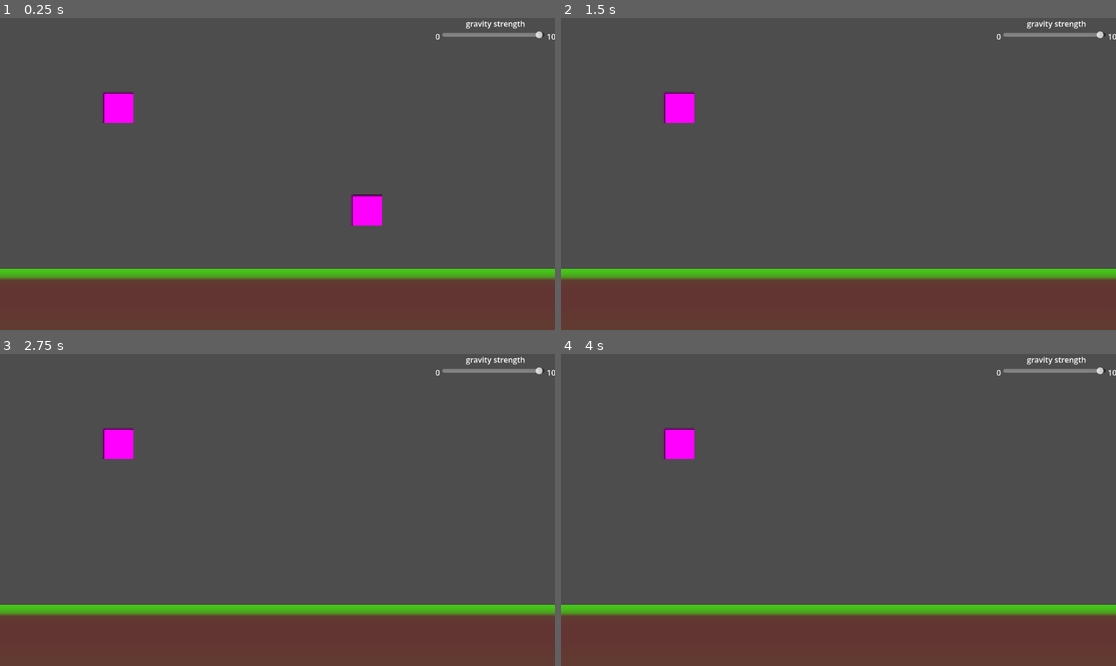
Above: before the commit, frames 1-4 (two rows, left to right).
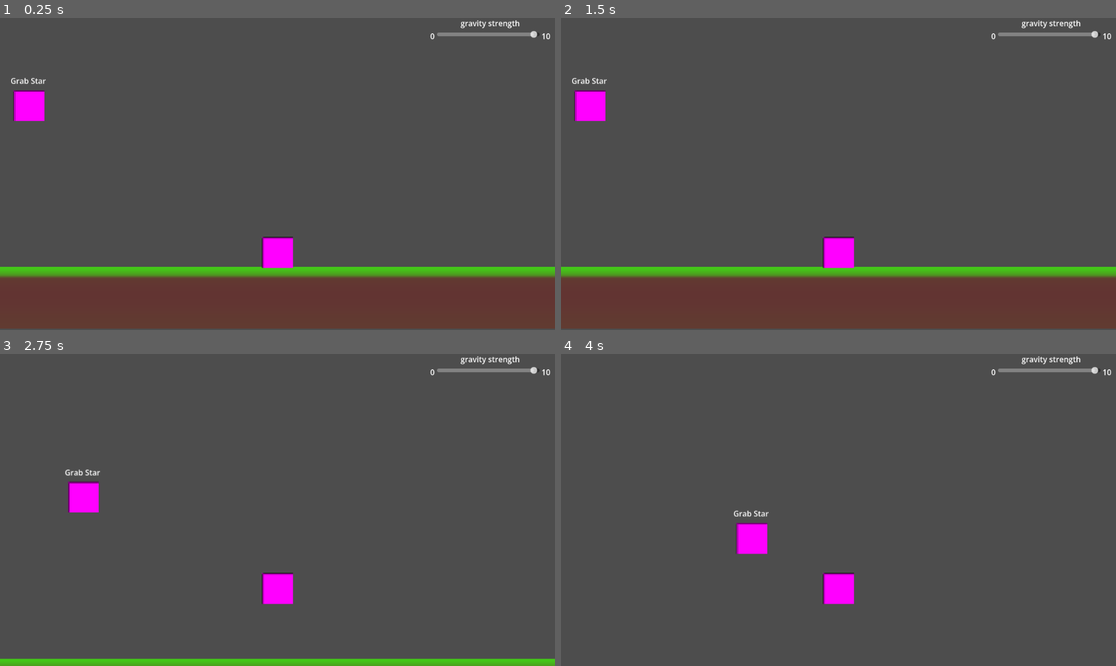
Above: after the commit, the same moments.

Repository: TheCubicCyborg/Starzan
Game: Godot game, scene res://Levels/gavin_gravity_tests.tscn
The game is run twice, just before and just after one commit, with the same random seed, the same clock (stepped at 60 frames per second) and the same inputs. Before the commit the project has no main scene; this scene is started directly in both runs.
Inputs (mouse positions are in pixels of both pictures, inside the frame that each line leads up to):
- Up to frame 1 (0.25 s): no input
- Up to frame 2 (1.5 s): tap Enter (ui_accept) at 0.5 s; drag from (677, 108) to (894, 105) at 0.52 s; drag from (727, 189) to (677, 108) at 1.27 s
- Up to frame 3 (2.75 s): tap Enter (ui_accept) at 2, 2.1 s; move the mouse to (333, 441) at 2.02 s; hold A (move_left) from 2.03 s (still down); click (333, 441) at 2.17 s; tap Space (jump) at 2.3 s
- Up to frame 4 (4 s): release A (move_left) at 2.75 s; drag from (810, 572) to (672, 463) at 2.77 s; move the mouse to (1005, 556) at 3.52 s; hold D (move_right) from 3.53 s (still down); tap Space (jump) at 3.6, 3.77 s; click (1005, 556) at 3.67 s

The runs differ from the first frame. In frame 1, 5.1% of the frame differs, in the area x 0-100%, y 0-100%; in frame 2, 4.5%; in frame 3, 22%; in frame 4, 22%.

Commit message:
bird spawner is real

Diff:
--- /dev/null
+++ b/Entities/bird.gd
@@ -0,0 +1,18 @@
+extends Node2D
+class_name Bird
+
+var _move_dir: Vector2
+var _speed: float
+var _lifetime: float
+
+func init(move_dir: Vector2, move_speed: float, lifetime: float):
+	_move_dir = move_dir
+	_speed = move_speed
+	_lifetime = lifetime
+
+func _physics_process(delta: float) -> void:
+	global_position += _speed * delta * _move_dir
+
+	_lifetime -= delta
+	if _lifetime < 0:
+		queue_free()
--- /dev/null
+++ b/Entities/bird.tscn
@@ -0,0 +1,20 @@
+[gd_scene format=3 uid="uid://dvipuyy8kn6wh"]
+
+[ext_resource type="Script" uid="uid://f0omoarteebh" path="res://Entities/bird.gd" id="1_nsahm"]
+
+[sub_resource type="RectangleShape2D" id="RectangleShape2D_ldtqw"]
+size = Vector2(64, 32)
+
+[sub_resource type="PlaceholderTexture2D" id="PlaceholderTexture2D_nsahm"]
+size = Vector2(64, 32)
+
+[node name="Bird" type="Node2D" unique_id=857231268]
+script = ExtResource("1_nsahm")
+
+[node name="Area2D" type="Area2D" parent="." unique_id=1518694689]
+
+[node name="CollisionShape2D" type="CollisionShape2D" parent="Area2D" unique_id=1882585621]
+shape = SubResource("RectangleShape2D_ldtqw")
+
+[node name="Sprite2D" type="Sprite2D" parent="Area2D" unique_id=298693020]
+texture = SubResource("PlaceholderTexture2D_nsahm")
--- /dev/null
+++ b/Entities/bird_spawner.tscn
@@ -0,0 +1,13 @@
+[gd_scene format=3 uid="uid://bm3ey1urk3lj0"]
+
+[ext_resource type="Script" uid="uid://dhpmrk3ol2ffg" path="res://bird_spawner.gd" id="1_vub5c"]
+
+[sub_resource type="PlaceholderTexture2D" id="PlaceholderTexture2D_84uv6"]
+size = Vector2(64, 32)
+
+[node name="BirdSpawner" type="Node2D" unique_id=396003907]
+script = ExtResource("1_vub5c")
+bird_speed = 300.0
+
+[node name="Sprite2D" type="Sprite2D" parent="." unique_id=713845253]
+texture = SubResource("PlaceholderTexture2D_84uv6")
--- a/Entities/grab_star.tscn
+++ b/Entities/grab_star.tscn
@@ -16,3 +16,10 @@
 
 [node name="CollisionShape2D" type="CollisionShape2D" parent="." unique_id=2039221457]
 shape = SubResource("RectangleShape2D_epypp")
+
+[node name="Label" type="Label" parent="." unique_id=1903412412]
+offset_left = -38.0
+offset_top = -63.0
+offset_right = 36.0
+offset_bottom = -14.0
+text = "Grab Star"
--- a/Levels/gavin_gravity_tests.tscn
+++ b/Levels/gavin_gravity_tests.tscn
@@ -16,6 +16,9 @@
 gradient = SubResource("Gradient_y32ns")
 fill_to = Vector2(0, 1)
 
+[sub_resource type="PhysicsMaterial" id="PhysicsMaterial_60d4r"]
+friction = 0.8
+
 [sub_resource type="PlaceholderTexture2D" id="PlaceholderTexture2D_y32ns"]
 size = Vector2(64, 64)
 
@@ -24,11 +27,9 @@
 
 [node name="TestScene" type="Node2D" unique_id=161238367]
 
-[node name="GravityControl" parent="." unique_id=1449078475 instance=ExtResource("1_60d4r")]
-offset_left = 1154.0
-offset_right = 1154.0
-
 [node name="StaticBody2D" type="StaticBody2D" parent="." unique_id=1217467274]
+position = Vector2(-1099, 0)
+scale = Vector2(3.2400007, 1)
 
 [node name="CollisionShape2D" type="CollisionShape2D" parent="StaticBody2D" unique_id=830023668]
 position = Vector2(576.75, 585.5)
@@ -39,9 +40,16 @@
 texture = SubResource("GradientTexture2D_wtcfe")
 
 [node name="PlayerGuy" type="RigidBody2D" parent="." unique_id=448250733]
-position = Vector2(761, 371)
+position = Vector2(761, 488)
+physics_material_override = SubResource("PhysicsMaterial_60d4r")
 lock_rotation = true
 script = ExtResource("2_s4wei")
+
+[node name="GravityControl" parent="PlayerGuy" unique_id=1449078475 instance=ExtResource("1_60d4r")]
+offset_left = 567.0
+offset_top = -488.0
+offset_right = 567.0
+offset_bottom = -488.0
 
 [node name="Sprite2D" type="Sprite2D" parent="PlayerGuy" unique_id=801462721]
 texture = SubResource("PlaceholderTexture2D_y32ns")
@@ -49,5 +57,8 @@
 [node name="CollisionShape2D" type="CollisionShape2D" parent="PlayerGuy" unique_id=1854291909]
 shape = SubResource("RectangleShape2D_wtcfe")
 
+[node name="Camera2D" type="Camera2D" parent="PlayerGuy" unique_id=247056588]
+position = Vector2(0, -163)
+
 [node name="GrabStar" parent="." unique_id=1293662515 instance=ExtResource("3_xv58b")]
 position = Vector2(245, 186)
--- /dev/null
+++ b/Levels/gavin_kinematic_gravity_test.tscn
@@ -0,0 +1,80 @@
+[gd_scene format=3 uid="uid://bhsi4l11kjr1"]
+
+[ext_resource type="PackedScene" uid="uid://bgo354h5al4h0" path="res://UI/gravity_control.tscn" id="1_tqaoc"]
+[ext_resource type="Script" uid="uid://b07p1rmmvvf3h" path="res://Player/Scripts/kinematic_player.gd" id="2_tqaoc"]
+[ext_resource type="Script" uid="uid://6joui1cs14de" path="res://Levels/velocity_label.gd" id="3_1vn4s"]
+[ext_resource type="PackedScene" uid="uid://cm34nyquqmqxj" path="res://Entities/grab_star.tscn" id="3_7dnfv"]
+
+[sub_resource type="RectangleShape2D" id="RectangleShape2D_y32ns"]
+size = Vector2(1154.5, 125)
+
+[sub_resource type="Gradient" id="Gradient_y32ns"]
+interpolation_mode = 2
+offsets = PackedFloat32Array(0.012048192, 0.12349398, 0.18072289, 1)
+colors = PackedColorArray(0.26666668, 0.7882353, 0.09411765, 1, 0.30723685, 0.58958125, 0.12909195, 1, 0.38039216, 0.23137255, 0.19215687, 1, 0.38039216, 0.23137255, 0.19215687, 1)
+
+[sub_resource type="GradientTexture2D" id="GradientTexture2D_wtcfe"]
+gradient = SubResource("Gradient_y32ns")
+fill_to = Vector2(0, 1)
+
+[sub_resource type="PlaceholderTexture2D" id="PlaceholderTexture2D_y32ns"]
+size = Vector2(64, 64)
+
+[sub_resource type="RectangleShape2D" id="RectangleShape2D_wtcfe"]
+size = Vector2(64, 64)
+
+[node name="TestScene" type="Node2D" unique_id=161238367]
+
+[node name="Floor" type="StaticBody2D" parent="." unique_id=1217467274]
+position = Vector2(-1697, 0)
+scale = Vector2(4.11, 1)
+
+[node name="CollisionShape2D" type="CollisionShape2D" parent="Floor" unique_id=830023668]
+position = Vector2(576.75, 585.5)
+shape = SubResource("RectangleShape2D_y32ns")
+
+[node name="Sprite2D" type="Sprite2D" parent="Floor/CollisionShape2D" unique_id=14804192]
+scale = Vector2(18.04, 2)
+texture = SubResource("GradientTexture2D_wtcfe")
+
+[node name="PlayerGuy" type="CharacterBody2D" parent="." unique_id=1321108870]
+position = Vector2(761, 488)
+script = ExtResource("2_tqaoc")
+
+[node name="Sprite2D" type="Sprite2D" parent="PlayerGuy" unique_id=801462721]
+texture = SubResource("PlaceholderTexture2D_y32ns")
+
+[node name="CollisionShape2D" type="CollisionShape2D" parent="PlayerGuy" unique_id=1854291909]
+shape = SubResource("RectangleShape2D_wtcfe")
+
+[node name="Label" type="Label" parent="PlayerGuy" unique_id=2134042734]
+offset_left = -26.0
+offset_top = -67.0
+offset_right = 23.0
+offset_bottom = -44.0
+text = "Player"
+
+[node name="Camera2D" type="Camera2D" parent="PlayerGuy" unique_id=181363711]
+position = Vector2(0, -159)
+
+[node name="GravityControl" parent="PlayerGuy/Camera2D" unique_id=1449078475 instance=ExtResource("1_tqaoc")]
+offset_left = 572.0
+offset_top = -317.0
+offset_right = 572.0
+offset_bottom = -317.0
+
+[node name="Label" type="Label" parent="PlayerGuy/Camera2D" unique_id=1481496128]
+offset_left = 335.0
+offset_top = -259.0
+offset_right = 469.0
+offset_bottom = -210.0
+text = "Kinematic Speed:
+"
+script = ExtResource("3_1vn4s")
+
+[node name="VBoxContainer" type="VBoxContainer" parent="PlayerGuy" unique_id=943793695]
+offset_right = 40.0
+offset_bottom = 40.0
+
+[node name="GrabStar" parent="." unique_id=1293662515 instance=ExtResource("3_7dnfv")]
+position = Vector2(245, 186)
--- /dev/null
+++ b/Levels/gavin_simple_kinematic_movement_test.tscn
@@ -0,0 +1,80 @@
+[gd_scene format=3 uid="uid://x6nd23bqtkjo"]
+
+[ext_resource type="Script" uid="uid://25j0uenb5lat" path="res://Player/Scripts/simple_kinematic_player.gd" id="1_htj7r"]
+[ext_resource type="PackedScene" uid="uid://bgo354h5al4h0" path="res://UI/gravity_control.tscn" id="2_usr0a"]
+[ext_resource type="Script" uid="uid://6joui1cs14de" path="res://Levels/velocity_label.gd" id="3_1ly4p"]
+[ext_resource type="PackedScene" uid="uid://cm34nyquqmqxj" path="res://Entities/grab_star.tscn" id="4_4rry0"]
+
+[sub_resource type="RectangleShape2D" id="RectangleShape2D_y32ns"]
+size = Vector2(1154.5, 125)
+
+[sub_resource type="Gradient" id="Gradient_y32ns"]
+interpolation_mode = 2
+offsets = PackedFloat32Array(0.012048192, 0.12349398, 0.18072289, 1)
+colors = PackedColorArray(0.26666668, 0.7882353, 0.09411765, 1, 0.30723685, 0.58958125, 0.12909195, 1, 0.38039216, 0.23137255, 0.19215687, 1, 0.38039216, 0.23137255, 0.19215687, 1)
+
+[sub_resource type="GradientTexture2D" id="GradientTexture2D_wtcfe"]
+gradient = SubResource("Gradient_y32ns")
+fill_to = Vector2(0, 1)
+
+[sub_resource type="PlaceholderTexture2D" id="PlaceholderTexture2D_y32ns"]
+size = Vector2(64, 64)
+
+[sub_resource type="RectangleShape2D" id="RectangleShape2D_wtcfe"]
+size = Vector2(64, 64)
+
+[node name="TestScene" type="Node2D" unique_id=161238367]
+
+[node name="Floor" type="StaticBody2D" parent="." unique_id=1217467274]
+position = Vector2(-1697, 0)
+scale = Vector2(4.11, 1)
+
+[node name="CollisionShape2D" type="CollisionShape2D" parent="Floor" unique_id=830023668]
+position = Vector2(576.75, 585.5)
+shape = SubResource("RectangleShape2D_y32ns")
+
+[node name="Sprite2D" type="Sprite2D" parent="Floor/CollisionShape2D" unique_id=14804192]
+scale = Vector2(18.04, 2)
+texture = SubResource("GradientTexture2D_wtcfe")
+
+[node name="PlayerGuy" type="CharacterBody2D" parent="." unique_id=1321108870]
+position = Vector2(761, 488)
+script = ExtResource("1_htj7r")
+
+[node name="Sprite2D" type="Sprite2D" parent="PlayerGuy" unique_id=801462721]
+texture = SubResource("PlaceholderTexture2D_y32ns")
+
+[node name="CollisionShape2D" type="CollisionShape2D" parent="PlayerGuy" unique_id=1854291909]
+shape = SubResource("RectangleShape2D_wtcfe")
+
+[node name="Label" type="Label" parent="PlayerGuy" unique_id=2134042734]
+offset_left = -26.0
+offset_top = -67.0
+offset_right = 23.0
+offset_bottom = -44.0
+text = "Player"
+
+[node name="Camera2D" type="Camera2D" parent="PlayerGuy" unique_id=181363711]
+position = Vector2(0, -159)
+
+[node name="GravityControl" parent="PlayerGuy/Camera2D" unique_id=1449078475 instance=ExtResource("2_usr0a")]
+offset_left = 572.0
+offset_top = -317.0
+offset_right = 572.0
+offset_bottom = -317.0
+
+[node name="Label" type="Label" parent="PlayerGuy/Camera2D" unique_id=1481496128]
+offset_left = 335.0
+offset_top = -259.0
+offset_right = 469.0
+offset_bottom = -210.0
+text = "Kinematic Speed:
+"
+script = ExtResource("3_1ly4p")
+
+[node name="VBoxContainer" type="VBoxContainer" parent="PlayerGuy" unique_id=943793695]
+offset_right = 40.0
+offset_bottom = 40.0
+
+[node name="GrabStar" parent="." unique_id=1293662515 instance=ExtResource("4_4rry0")]
+position = Vector2(245, 186)
--- /dev/null
+++ b/Levels/velocity_label.gd
@@ -0,0 +1,13 @@
+extends Label
+
+func _ready():
+	if !GameManager.player: set_process(false)
+
+func _process(delta: float) -> void:
+	var player := GameManager.player
+
+	var kv := player._kinematic_velocity
+	var rv := player._reeling_velocity
+
+	text = """Kinematic Speed: %4.2d  %4.2d
+	Reeling Speed: %4.2d  %4.2d """ % [kv.x, kv.y, rv.x, rv.y]
--- /dev/null
+++ b/Player/Scripts/kinematic_player.gd
@@ -0,0 +1,68 @@
+extends CharacterBody2D
+class_name Player
+
+const SPEED = 300.0
+const JUMP_VELOCITY = -400.0
+@export var REELING_MAX_SPEED = 1200.
+@export var MAX_GRAVITY = 800.
+
+var _current_star: GrabStar
+var _reeling_velocity: Vector2
+var _reeling_current_speed: float
+var _kinematic_velocity: Vector2
+
+# Called when the node enters the scene tree for the first time.
+func _ready() -> void:
+	GameManager.player = self
+	SignalBus.grab_star_grabbed.connect(_on_grab_star_grabbed)
+	SignalBus.grab_star_released.connect(_on_grab_star_released)
+
+func _physics_process(delta: float) -> void:
+	# Add the gravity.
+	if not is_on_floor():
+		_kinematic_velocity += get_gravity() * delta
+	# Jump
+	if is_on_floor():
+		if Input.is_action_just_pressed("ui_accept"):
+			_kinematic_velocity.y = JUMP_VELOCITY
+
+
+	tether_movement(delta)
+	normal_movement(delta)
+
+	velocity = _kinematic_velocity + _reeling_velocity
+
+	move_and_slide()
+
+func tether_movement(delta: float):
+	if _current_star:
+		var direction_to_current_star := (_current_star.global_position - global_position).normalized()
+		_reeling_velocity = _reeling_velocity.move_toward(direction_to_current_star * REELING_MAX_SPEED, REELING_MAX_SPEED * delta)
+	else:
+		if is_on_floor():
+			# apply strong friction
+			_reeling_velocity.y = 0.
+			_reeling_velocity = _reeling_velocity.move_toward(Vector2.ZERO, REELING_MAX_SPEED * delta) # idk
+		else:
+			_reeling_velocity = _reeling_velocity.move_toward(Vector2.ZERO, REELING_MAX_SPEED * delta * 0.001) # idk
+
+func normal_movement(delta: float):
+	var direction := Input.get_axis("move_left", "move_right")
+	if direction:
+		_kinematic_velocity.x = direction * SPEED
+	else:
+		_kinematic_velocity.x = move_toward(_kinematic_velocity.x, 0, SPEED)
+
+func _on_grab_star_grabbed(star: GrabStar):
+	_current_star = star
+	print("grabbed %s" % star.name)
+
+func _on_grab_star_released(_s: GrabStar):
+	if _current_star:
+		print("releasing %s" % _current_star)
+		_current_star = null
+
+func _input(event: InputEvent) -> void:
+	if event is InputEventMouseButton:
+		if event.is_released():
+			_on_grab_star_released(_current_star)
--- a/Player/Scripts/player_guy.gd
+++ b/Player/Scripts/player_guy.gd
@@ -2,14 +2,12 @@
 
 var _input_vec: Vector2
 var _current_star: GrabStar
-
 var _pressed_jump_this_frame: bool = false
 
 # Called when the node enters the scene tree for the first time.
 func _ready() -> void:
 	SignalBus.grab_star_grabbed.connect(_on_grab_star_grabbed)
 	SignalBus.grab_star_released.connect(_on_grab_star_released)
-	pass # Replace with function body.
 
 # Called every frame. 'delta' is the elapsed time since the previous frame.
 func _process(delta: float) -> void:
@@ -25,8 +23,8 @@
 
 func _physics_process(delta: float) -> void:
 
-	var move_force_amt: float = 2000.
-	var pull_force_amt: float = 3000.
+	var move_force_amt: float = 1000.
+	var pull_force_amt: float = 500.
 	var jump_force_amt: float = 30000.
 
 	if _pressed_jump_this_frame:
@@ -48,3 +46,8 @@
 	if _current_star:
 		print("released star %s" % _current_star.name)
 		_current_star = null
+
+func _input(event: InputEvent) -> void:
+	if event is InputEventMouseButton:
+		if event.is_released():
+			_on_grab_star_released(_current_star)
--- /dev/null
+++ b/Player/Scripts/simple_kinematic_player.gd
@@ -0,0 +1,25 @@
+extends CharacterBody2D
+
+
+const SPEED = 300.0
+const JUMP_VELOCITY = -400.0
+
+
+func _physics_process(delta: float) -> void:
+	# Add the gravity.
+	if not is_on_floor():
+		velocity += get_gravity() * delta
+	# Handle jump.
+	if Input.is_action_just_pressed("ui_accept") and is_on_floor():
+		velocity.y = JUMP_VELOCITY
+
+	# Get the input direction and handle the movement/deceleration.
+	# As good practice, you should replace UI actions with custom gameplay actions.
+	var direction := Input.get_axis("move_left", "move_right")
+	if direction:
+		var target_velocity = direction * SPEED
+		velocity.x = target_velocity
+	else:
+		velocity.x = move_toward(velocity.x, 0, SPEED)
+
+	move_and_slide()
--- /dev/null
+++ b/bird_spawner.gd
@@ -0,0 +1,26 @@
+@tool
+extends Node2D
+
+@onready var bird_tscn := preload("res://Entities/bird.tscn")
+@export_group("Bird Emitter")
+@export var bird_spawn_period_sec: float = 3.
+@export_group("Bird Properties")
+@export var bird_speed: float = 100.
+@export var bird_lifetime: float = 5.
+@export var bird_move_dir: Vector2 = Vector2.RIGHT
+
+# Called when the node enters the scene tree for the first time.
+func _ready() -> void:
+	if not Engine.is_editor_hint():
+		$Sprite2D.queue_free()
+	spawn_routine()
+
+func spawn_routine():
+	while true:
+		spawn_bird()
+		await get_tree().create_timer(bird_spawn_period_sec).timeout
+
+func spawn_bird():
+	var bird = bird_tscn.instantiate()
+	add_child(bird)
+	bird.init(bird_move_dir, bird_speed, bird_lifetime)
--- /dev/null
+++ b/game_manager.gd
@@ -0,0 +1,3 @@
+extends Node
+
+var player: Player
--- a/project.godot
+++ b/project.godot
@@ -11,12 +11,18 @@
 [application]
 
 config/name="Starzan"
+run/main_scene="uid://bra3v5oiy0hmh"
 config/features=PackedStringArray("4.6", "Forward Plus")
 config/icon="res://icon.svg"
 
 [autoload]
 
 SignalBus="*uid://c3awphvyytwsc"
+GameManager="*uid://63dfs27uxxtt"
+
+[global_group]
+
+star=""
 
 [input]
 
Not shown, added: Entities/bird.gd.uid
Not shown, added: Levels/velocity_label.gd.uid
Not shown, added: Player/Scripts/kinematic_player.gd.uid
Not shown, added: Player/Scripts/simple_kinematic_player.gd.uid
Not shown, added: bird_spawner.gd.uid
Not shown, added: game_manager.gd.uid
